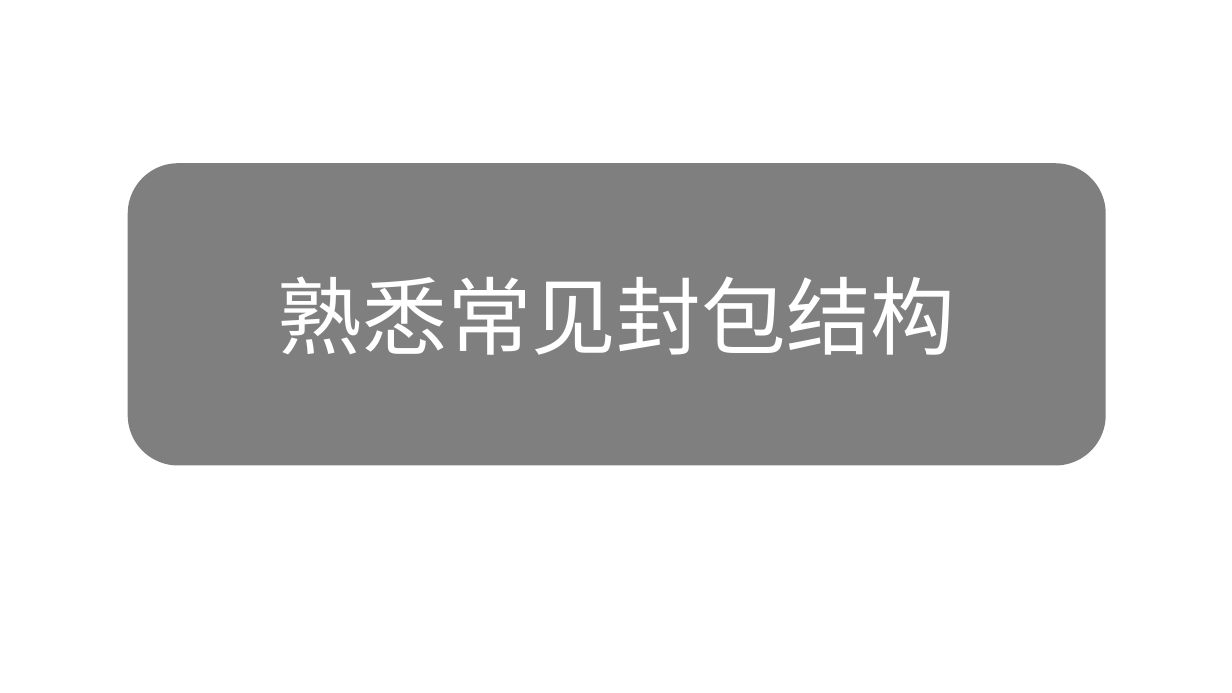
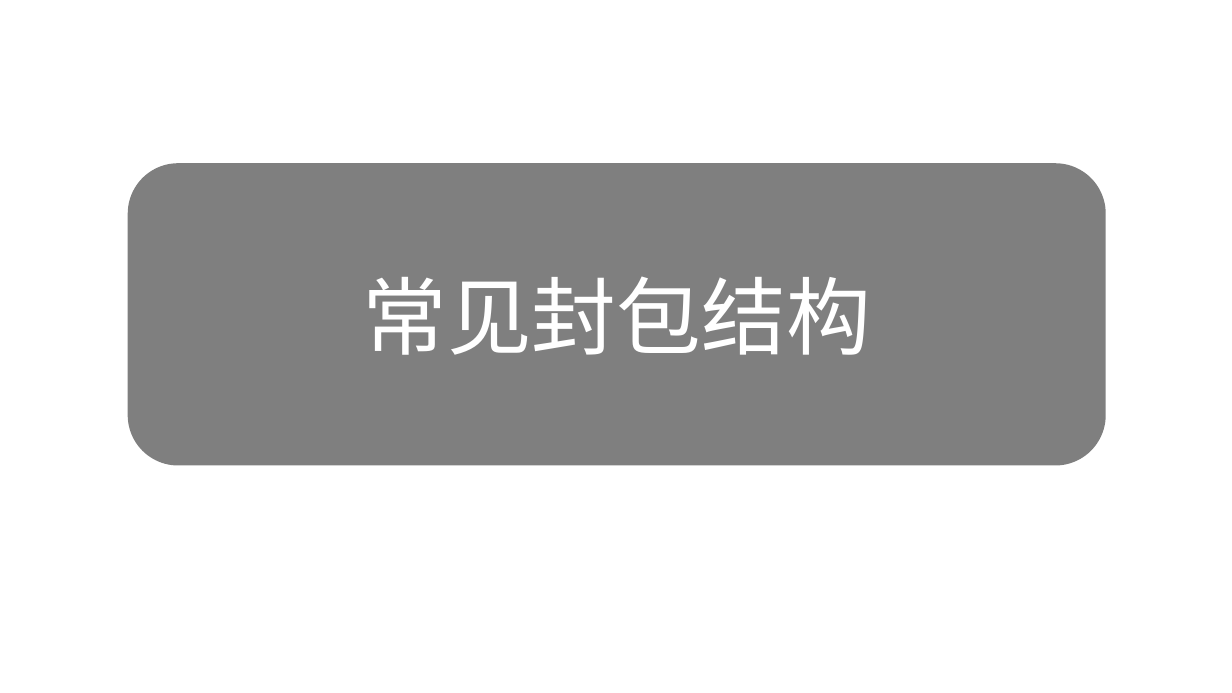
Before and after one commit to ZQF-ReVN/VN_Localization_Tutorials, a slide deck: slide 4 of Gal汉化分析/封包结构逆向/[Gal汉化分析] 封包逆向初步.pptx. Drawn at 1232x693 pixels with LibreOffice and Linux fonts; fonts in the diff are those of the drawing; background and template pictures are left out. Boxes give left, top, right and bottom in pixels: in the first picture for what was removed or moved away, otherwise in the second. Text is boxed around its words. In the diff, an @@ line names an element or a change of style, - is before the commit and + after.

```diff
--- a/Gal汉化分析/封包结构逆向/[Gal汉化分析] 封包逆向初步.pptx
+++ b/Gal汉化分析/封包结构逆向/[Gal汉化分析] 封包逆向初步.pptx
@@ text in rounded rectangle at [363,277,871,355]: text changed @@
-熟悉常见封包结构
+常见封包结构
```
Also in this commit, not shown: 9 other slides changed.
